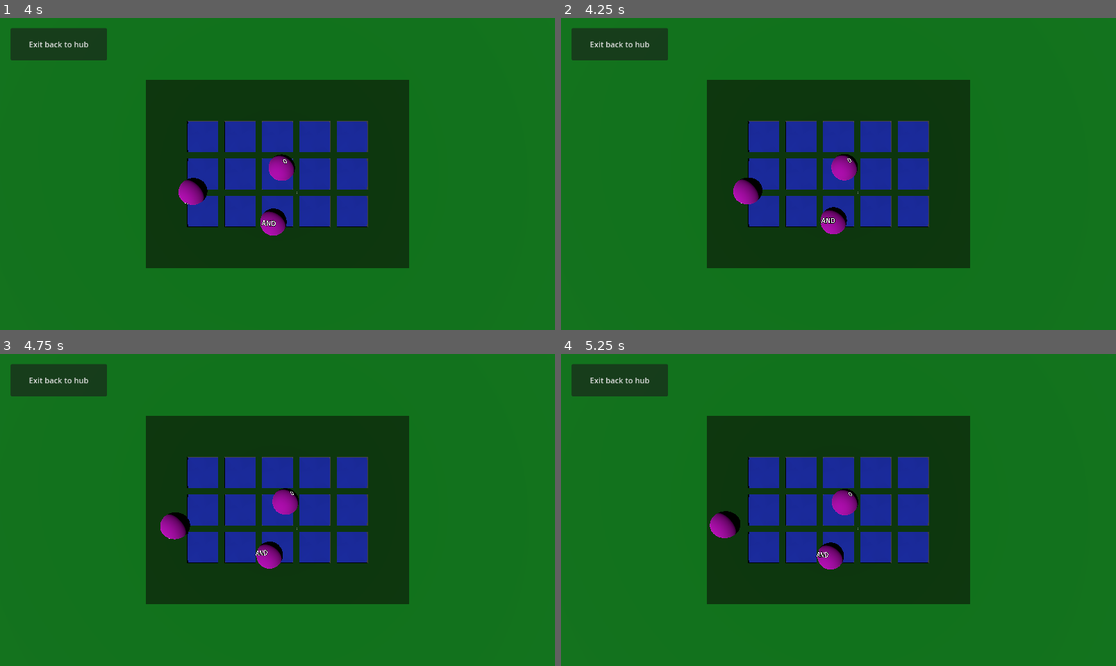
Above: before the commit, frames 1-4 (two rows, left to right).
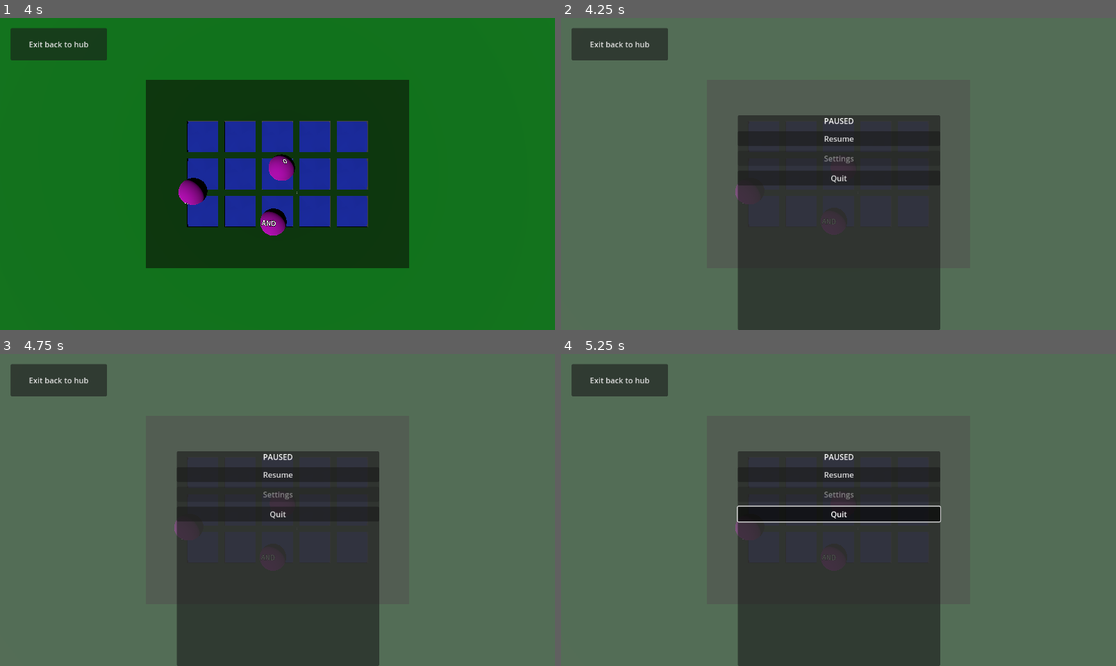
Above: after the commit, the same moments.

Repository: gingeapple182/COMP3000
Game: Godot game, scene res://Scenes/puzzle_board.tscn
Same seed, same stepped clock (60 frames per second), same inputs: the game is played once before the commit and once after it. This scene is started directly instead of the project's main scene.
Inputs (mouse positions are in pixels of both pictures, inside the frame that each line leads up to):
- Up to frame 1 (4 s): tap Enter (ui_accept) at 0.5, 0.77, 1.52, 3.02, 3.77 s; move the mouse to (399, 158) at 0.52 s; hold Right (ui_right) 0.53-1.28 s; hold L (switch_scene) 0.53-1.28 s; click (399, 158) at 0.67 s; move the mouse to (166, 189) at 1.27 s; hold Down (ui_down) 1.28-2.03 s; tap ` (freefly) at 1.35 s; click (166, 189) at 1.42 s; tap L (switch_scene) at 1.55, 2.3, 3.05 s; move the mouse to (333, 105) at 2.02 s; hold Right (ui_right) 2.03-2.78 s; hold F (interact) 2.03-2.78 s; click (333, 105) at 2.17 s; move the mouse to (249, 236) at 2.77 s; hold Up (ui_up) 2.78-3.53 s; tap Shift (sprint) at 2.85 s; click (249, 236) at 2.92 s; move the mouse to (444, 220) at 3.52 s; hold Left (ui_left) from 3.53 s (still down); hold L (switch_scene) from 3.53 s (still down); click (444, 220) at 3.67 s
- Up to frame 2 (4.25 s): keep holding Left (ui_left); keep holding L (switch_scene); tap Escape (pause) at 4.15 s
- Up to frame 3 (4.75 s): keep holding Left (ui_left); move the mouse to (111, 463) at 4.27 s; release L (switch_scene) at 4.28 s; tap L (switch_scene) at 4.35 s; click (111, 463) at 4.42 s; tap Enter (ui_accept) at 4.52 s
- Up to frame 4 (5.25 s): move the mouse to (866, 510) at 5.02 s; release Left (ui_left) at 5.03 s; hold Down (ui_down) from 5.03 s (still down); hold L (switch_scene) from 5.03 s (still down); tap ` (freefly) at 5.1 s; click (866, 510) at 5.17 s

Frame 1 is identical in both runs. In frame 2, 99% of the frame differs, in the area x 0-100%, y 0-100%; in frame 3, 99%; in frame 4, 99%.

Commit message:
Prototype - Scene transitions
Added assets:
Button.tscn
Updated scripts:
Interactable.gd
- Removed hardcoded logic
- Added exported variables
- Change behaviours based on exported variables
 - Scene transition
 - Toggle is_open on level access doors
Door_placeholder.gd
- Simple function to toggle
Puzzle_controller.gd
- Added pause menu funcionality
- Resolve scene transition errors

Added files:
GameManager.gd
- Global autoload
- Handles scene returning - resolves puzzle_board switching issue

Diff:
--- /dev/null
+++ b/Scenes/Assets/Button.tscn
@@ -0,0 +1,31 @@
+[gd_scene load_steps=5 format=3 uid="uid://d1jy6v8q0roce"]
+
+[ext_resource type="Script" path="res://Scripts/Interactable.gd" id="1_byo0d"]
+[ext_resource type="Material" uid="uid://dcqg58s0uvh5l" path="res://Scenes/Assets/Materials/metal.tres" id="1_o8cxa"]
+
+[sub_resource type="StandardMaterial3D" id="StandardMaterial3D_qlv6c"]
+albedo_color = Color(1, 0, 0, 1)
+
+[sub_resource type="SphereShape3D" id="SphereShape3D_rufow"]
+
+[node name="Button" type="CSGCombiner3D"]
+transform = Transform3D(0.5, 0, 0, 0, 0.5, 0, 0, 0, 0.5, 0, 0, 0)
+script = ExtResource("1_byo0d")
+
+[node name="CSGSphere3D" type="CSGSphere3D" parent="."]
+material = SubResource("StandardMaterial3D_qlv6c")
+
+[node name="CSGBox3D" type="CSGBox3D" parent="."]
+transform = Transform3D(1, 0, 0, 0, 1, 0, 0, 0, 1, 0, -0.510904, 0)
+operation = 2
+material = ExtResource("1_o8cxa")
+
+[node name="CSGCylinder3D" type="CSGCylinder3D" parent="."]
+material_override = ExtResource("1_o8cxa")
+radius = 0.25
+height = 0.75
+material = ExtResource("1_o8cxa")
+
+[node name="CollisionShape3D" type="CollisionShape3D" parent="."]
+transform = Transform3D(1.5, 0, 0, 0, 1.5, 0, 0, 0, 1.5, 0, 0, 0)
+shape = SubResource("SphereShape3D_rufow")
--- a/Scenes/main.tscn
+++ b/Scenes/main.tscn
@@ -1,12 +1,14 @@
-[gd_scene load_steps=20 format=3 uid="uid://crxh6se4m0rxq"]
+[gd_scene load_steps=22 format=3 uid="uid://crxh6se4m0rxq"]
 
 [ext_resource type="Script" path="res://Scripts/main_scene.gd" id="1_qh2xr"]
 [ext_resource type="PackedScene" uid="uid://bs72ogkvdd7d6" path="res://addons/proto_controller/proto_controller.tscn" id="2_aomcw"]
 [ext_resource type="Script" path="res://Scripts/Interactable.gd" id="3_c2668"]
 [ext_resource type="PackedScene" uid="uid://n32v3jeq450r" path="res://Scenes/pause_menu.tscn" id="4_2m2wd"]
+[ext_resource type="PackedScene" uid="uid://h5kp1pfgasbh" path="res://Scenes/puzzle_board.tscn" id="4_k0pae"]
 [ext_resource type="PackedScene" uid="uid://18x4vt0n1qhk" path="res://Scenes/Assets/Assets/desk.tscn" id="5_e2qkm"]
-[ext_resource type="PackedScene" uid="uid://cwtvuysuygpay" path="res://Scenes/office_hub_01.tscn" id="6_5lupv"]
+[ext_resource type="PackedScene" uid="uid://cwtvuysuygpay" path="res://Scenes/Assets/office_hub_01.tscn" id="6_5lupv"]
 [ext_resource type="PackedScene" uid="uid://yx2gnipoumj1" path="res://Scenes/Assets/Assets/photo_frame.tscn" id="7_untni"]
+[ext_resource type="PackedScene" uid="uid://d1jy6v8q0roce" path="res://Scenes/Assets/Button.tscn" id="8_a6lxu"]
 [ext_resource type="Texture2D" uid="uid://bt8sqaarhgm35" path="res://Scenes/Assets/images/portraits/roryPortrait.jpg" id="8_hlpnh"]
 [ext_resource type="Texture2D" uid="uid://c8dr3bs1jxjic" path="res://Scenes/Assets/images/portraits/laurenPortrait.jpg" id="8_m5v0v"]
 [ext_resource type="Texture2D" uid="uid://d4j2pw0ess56s" path="res://Scenes/Assets/images/portraits/jjPortrait.jpg" id="10_ht3cb"]
@@ -37,19 +39,7 @@
 script = ExtResource("1_qh2xr")
 
 [node name="WorldEnvironment" type="WorldEnvironment" parent="."]
-_import_path = NodePath("")
-unique_name_in_owner = false
-process_mode = 0
-process_priority = 0
-process_physics_priority = 0
-process_thread_group = 0
-physics_interpolation_mode = 0
-auto_translate_mode = 0
-editor_description = ""
 environment = SubResource("Environment_jwtab")
-camera_attributes = null
-compositor = null
-script = null
 
 [node name="DirectionalLight3D" type="DirectionalLight3D" parent="."]
 transform = Transform3D(-0.866027, 0.43301, -0.249997, -1.49013e-08, 0.499998, 0.866027, 0.499997, 0.750003, -0.433012, 0, 24.2, 0)
@@ -57,15 +47,6 @@
 
 [node name="ProtoController" parent="." instance=ExtResource("2_aomcw")]
 transform = Transform3D(1, 0, 0, 0, 1, 0, 0, 0, 1, -11.2, 1.2, 21.5)
-
-[node name="CSGBox3D2" type="CSGSphere3D" parent="."]
-transform = Transform3D(1, 0, 0, 0, 1, 0, 0, 0, 1, -21.5, 2.09476, -1)
-use_collision = true
-material = SubResource("StandardMaterial3D_qep7p")
-script = ExtResource("3_c2668")
-
-[node name="CollisionShape3D" type="CollisionShape3D" parent="CSGBox3D2"]
-shape = SubResource("SphereShape3D_4fhih")
 
 [node name="CanvasLayer" type="CanvasLayer" parent="."]
 
@@ -138,6 +119,14 @@
 note_font = ExtResource("14_yvqja")
 font_size = 70
 
+[node name="Node3D" parent="OfficeHub01/Entryway" instance=ExtResource("8_a6lxu")]
+transform = Transform3D(1, 0, 0, 0, 1, 0, 0, 0, 1, -17.5662, 1.6, 14.7287)
+use_collision = true
+button_type = 1
+target_scene = ExtResource("4_k0pae")
+target_door = NodePath("../../Tutorial")
+office_hub = NodePath("../..")
+
 [node name="Tutorial" parent="OfficeHub01" instance=ExtResource("12_w4s6r")]
 transform = Transform3D(1.1, 0, 4.88493e-16, 0, 1.1, 0, -4.88493e-16, 0, 1.1, -13.7, 2.47669, 1.1)
 is_open = true
@@ -198,6 +187,23 @@
 note_font = ExtResource("14_yvqja")
 font_size = 70
 
+[node name="Interactables" type="Node3D" parent="OfficeHub01/Tutorial"]
+
+[node name="CSGCombiner3D" type="CSGCombiner3D" parent="OfficeHub01/Tutorial/Interactables"]
+transform = Transform3D(1, 0, 0, 0, 1, 0, 0, 0, 1, -7.14172, 0, 0)
+use_collision = true
+script = ExtResource("3_c2668")
+target_scene = ExtResource("4_k0pae")
+office_hub = NodePath("../../..")
+
+[node name="CSGBox3D2" type="CSGSphere3D" parent="OfficeHub01/Tutorial/Interactables/CSGCombiner3D"]
+transform = Transform3D(0.909091, 0, -4.03713e-16, 0, 0.909091, 0, 4.03713e-16, 0, 0.909091, 0, 0, 0)
+use_collision = true
+material = SubResource("StandardMaterial3D_qep7p")
+
+[node name="CollisionShape3D" type="CollisionShape3D" parent="OfficeHub01/Tutorial/Interactables/CSGCombiner3D/CSGBox3D2"]
+shape = SubResource("SphereShape3D_4fhih")
+
 [node name="Area01" parent="OfficeHub01" instance=ExtResource("12_w4s6r")]
 transform = Transform3D(1.1, 0, 4.88493e-16, 0, 1.1, 0, -4.88493e-16, 0, 1.1, -5.4, 2.47669, 13.8739)
 is_open = true
--- a/Scenes/puzzle_board.tscn
+++ b/Scenes/puzzle_board.tscn
@@ -1,7 +1,8 @@
-[gd_scene load_steps=10 format=3 uid="uid://h5kp1pfgasbh"]
+[gd_scene load_steps=11 format=3 uid="uid://h5kp1pfgasbh"]
 
 [ext_resource type="Script" path="res://Scripts/puzzle_controller.gd" id="1_54mf1"]
 [ext_resource type="Script" path="res://Scripts/grid_manager.gd" id="1_a8pl4"]
+[ext_resource type="PackedScene" uid="uid://crxh6se4m0rxq" path="res://Scenes/main.tscn" id="2_n8cf2"]
 [ext_resource type="PackedScene" uid="uid://chdalqissc16x" path="res://Scenes/Assets/Assets/grid_slot_active.tscn" id="2_pxsq5"]
 [ext_resource type="PackedScene" uid="uid://0ltp5rltjb7a" path="res://Scenes/Assets/Assets/grid_slot_inactive.tscn" id="3_40yeu"]
 [ext_resource type="PackedScene" uid="uid://hv0cidxt56rm" path="res://Scenes/Assets/Assets/logic_block.tscn" id="5_a0mmd"]
@@ -19,6 +20,7 @@
 
 [node name="PuzzleBoard" type="Node3D"]
 script = ExtResource("1_54mf1")
+office_hub = ExtResource("2_n8cf2")
 hover_height = 1.0
 
 [node name="GridManager" type="Node3D" parent="."]
--- /dev/null
+++ b/Scripts/GameManager.gd
@@ -0,0 +1,15 @@
+extends Node
+
+var return_scene: PackedScene
+
+func set_return_scene(scene: PackedScene) -> void:
+	return_scene = scene
+	print("[GameManager] return_scene set to: ", return_scene)
+
+func return_to_scene() -> void:
+	if return_scene == null:
+		push_error("[GameManager] return_scene is NULL")
+		return
+
+	print("[GameManager] Returning to scene: ", return_scene)
+	get_tree().change_scene_to_packed(return_scene)
--- a/Scripts/Interactable.gd
+++ b/Scripts/Interactable.gd
@@ -1,18 +1,66 @@
-extends CSGSphere3D
-#extends Node3D
-@onready var office_hub_01: Node3D = $"../OfficeHub01"
-@onready var ceiling: Node3D
+#extends CSGSphere3D
+extends CSGCombiner3D
+
+enum ButtonType { SCENE, DOOR, OTHER }
+@export var button_type: ButtonType
+
+@export var target_scene: PackedScene
+@export var target_door: NodePath
+@export var office_hub: NodePath
 
 # Called when the node enters the scene tree for the first time.
 func _ready() -> void:
 	pass # Replace with function body.
 
 func interact():
-	ceiling =  office_hub_01.find_child("Ceiling", true)
-	if ceiling:
-		ceiling.visible = false
-	get_tree().change_scene_to_file("res://Scenes/puzzle_board.tscn")
+	match button_type:
+		ButtonType.SCENE:
+			handle_scene_action()
+		ButtonType.DOOR:
+			handle_door_action()
+	#ceiling =  office_hub_01.find_child("Ceiling", true)
+	#if ceiling:
+	#	ceiling.visible = false
+	#get_tree().change_scene_to_file("res://Scenes/puzzle_board.tscn")
 
 # Called every frame. 'delta' is the elapsed time since the previous frame.
 func _process(delta: float) -> void:
 	pass
+
+
+func handle_scene_action() -> void:
+	if target_scene == null:
+		push_warning("[Interactable] No target scene set on " + name)
+		return
+
+	if office_hub.is_empty():
+		push_warning("[Interactable] No office_hub NodePath set on " + name)
+		return
+
+	var hub := get_node_or_null(office_hub)
+	if hub == null:
+		push_warning("[Interactable] office_hub path invalid: " + str(office_hub))
+		return
+
+	var ceiling := hub.find_child("Ceiling", true)
+	if ceiling:
+		ceiling.visible = false
+
+	GameManager.set_return_scene(load("res://Scenes/main.tscn"))
+	get_tree().change_scene_to_packed(target_scene)
+
+func handle_door_action() -> void:
+	if target_door.is_empty():
+		push_warning("[Interactable] No target door set on "+ name)
+		return
+
+	var door = get_node_or_null(target_door)
+	if door == null:
+		push_warning("[Interactable] Door not found: " + str(target_door))
+		return
+
+	if not door.has_method("toggle_open"):
+		push_warning("[Interactable] Target has no 'is_open' variable.")
+		return
+
+	door.toggle_open()
--- a/Scripts/door_placeholder.gd
+++ b/Scripts/door_placeholder.gd
@@ -16,6 +16,9 @@
 # ROOM STRUCTURE RULE:
 # All direct children must be Node3D container nodes.
 # Do not place meshes, collisions, or logic directly under this node.
+
+func toggle_open() -> void:
+	is_open = not is_open
 
 func _apply_state() -> void:
 	if is_open:
--- a/Scripts/puzzle_controller.gd
+++ b/Scripts/puzzle_controller.gd
@@ -5,14 +5,28 @@
 
 var grabbed: RigidBody3D = null
 var grab_offset: Vector3 = Vector3.ZERO
+@export var office_hub: PackedScene
 @export var hover_height := 1.5
 @export var lerp_speed := 10.0
 
+@onready var pause_menu: Control = $PauseMenu
+var is_paused := false
+
+
 # Called when the node enters the scene tree for the first time.
 func _ready() -> void:
+	print("Scene file path:", get_scene_file_path())
+	print("Node path:", get_path())
+	print("[PuzzleBoard READY] office_hub =", office_hub)
+	get_tree().paused = false
 	Input.set_mouse_mode(Input.MOUSE_MODE_VISIBLE)
 
+
 func _input(event: InputEvent) -> void:
+	if event.is_action_pressed("pause"):
+		Input.set_mouse_mode(Input.MOUSE_MODE_VISIBLE)
+		toggle_pause()
+
 	if event is InputEventMouseButton and event.pressed:
 		var hit = get_mouse_hit()
 		if hit:
@@ -93,5 +107,12 @@
 
 
 func _on_button_pressed() -> void:
+	print("[Puzzle BOARD] Exit button pressed")
 	Input.set_mouse_mode(Input.MOUSE_MODE_CAPTURED)
-	get_tree().change_scene_to_file("res://Scenes/main.tscn")
+	GameManager.return_to_scene()
+
+
+func toggle_pause():
+	is_paused = not is_paused
+	get_tree().paused = is_paused
+	pause_menu.visible = is_paused
--- a/project.godot
+++ b/project.godot
@@ -14,6 +14,10 @@
 run/main_scene="res://Scenes/landing_menu.tscn"
 config/features=PackedStringArray("4.3", "Forward Plus")
 config/icon="res://icon.svg"
+
+[autoload]
+
+GameManager="*res://Scripts/GameManager.gd"
 
 [input]
 
